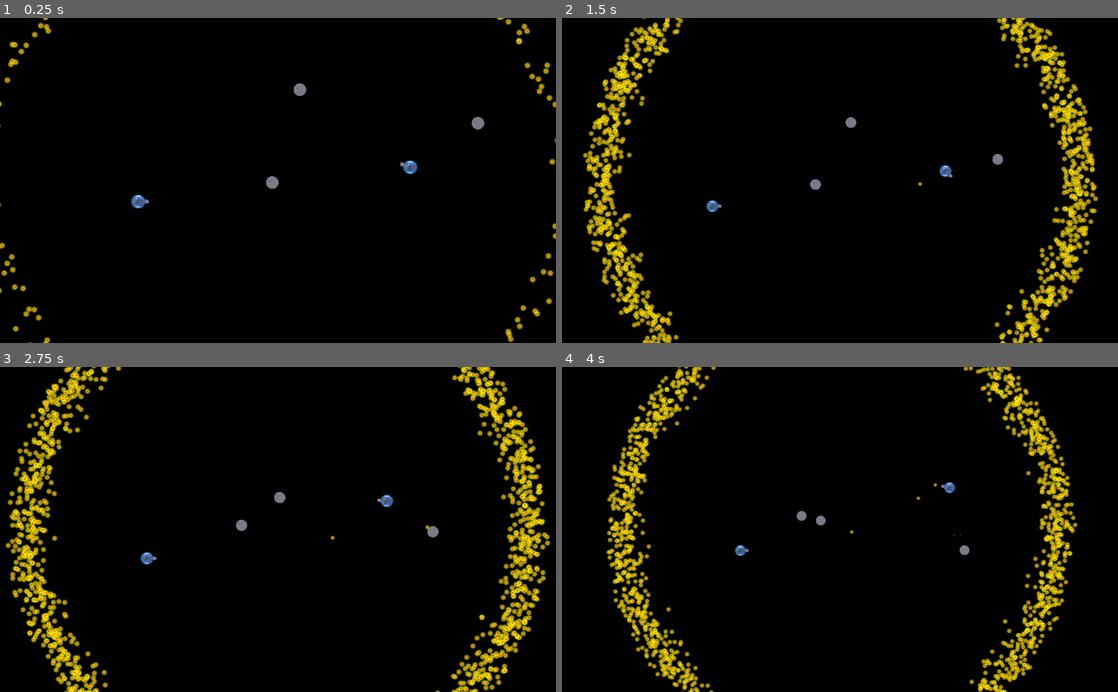
Above: before the commit, frames 1-4 (two rows, left to right).
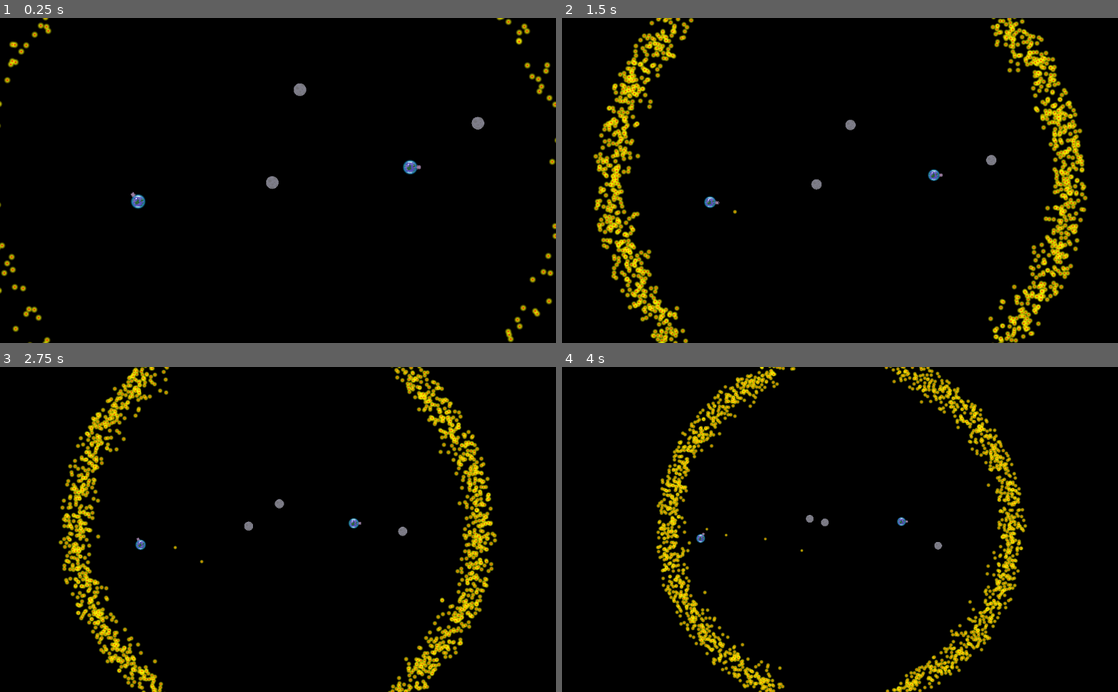
Above: after the commit, the same moments.

Repository: Pfeil/Moonshot
Game: Godot game, scene res://main.tscn
The game is run twice, just before and just after one commit, with the same random seed, the same clock (stepped at 60 frames per second) and the same inputs. This scene is started directly instead of the project's main scene.
Inputs (mouse positions are in pixels of both pictures, inside the frame that each line leads up to):
- Up to frame 1 (0.25 s): no input
- Up to frame 2 (1.5 s): move the mouse to (812, 245) at 0.52 s; hold Mouse wheel up (Zoom_IN) 0.53-1.28 s; tap Space (ui_select) at 0.77 s; move the mouse to (1006, 229) at 1.27 s; tap Mouse wheel down (Zoom_OUT) at 1.35 s
- Up to frame 3 (2.75 s): tap Space (ui_select) at 1.52 s; move the mouse to (111, 480) at 2.02 s; hold Mouse wheel up (Zoom_IN) from 2.03 s (still down)
- Up to frame 4 (4 s): move the mouse to (867, 529) at 2.77 s; release Mouse wheel up (Zoom_IN) at 2.78 s; tap Mouse wheel down (Zoom_OUT) at 2.85 s; tap Space (ui_select) at 3.02, 3.77 s; move the mouse to (756, 448) at 3.52 s; hold Mouse wheel up (Zoom_IN) from 3.53 s (still down)

The runs differ from the first frame. In frame 1, less than 0.1% of the frame differs, in the area x 23-76%, y 44-58%; in frame 2, 13%; in frame 3, 19%, in the area x 1-99%, y 0-100%; in frame 4, 17%.

Commit message:
Edit player controlls
Frist player is now controlled by first Controller. Second player can controll its player with both mouse and controller.

Diff:
--- a/planet_player/planet_player.gd
+++ b/planet_player/planet_player.gd
@@ -23,16 +23,18 @@
 
 
 func _process(_delta):
-	if is_controlled_by_mouse:
+
+	if PLAYER_NUMBER == 1:
 		aiming_direction = (get_global_mouse_position() - transform.get_origin())
 		if Input.is_action_just_pressed("ui_select"):
 			shoot()
-	else:
-		var analogStick_vectors = get_joystick_input()
-		if analogStick_vectors[0]:	#Joystick controlls
-			aiming_direction = analogStick_vectors[0].normalized()
-		elif analogStick_vectors[1]:
-			aiming_direction = analogStick_vectors[1].normalized()
+
+	# controller support
+	var analogStick_vectors = get_joystick_input()
+	if analogStick_vectors[0]:	#Joystick controlls
+		aiming_direction = analogStick_vectors[0].normalized()
+	elif analogStick_vectors[1]:
+		aiming_direction = analogStick_vectors[1].normalized()
 	rotation_point.look_at(transform.get_origin() + aiming_direction)
 
 func _physics_process(delta):
